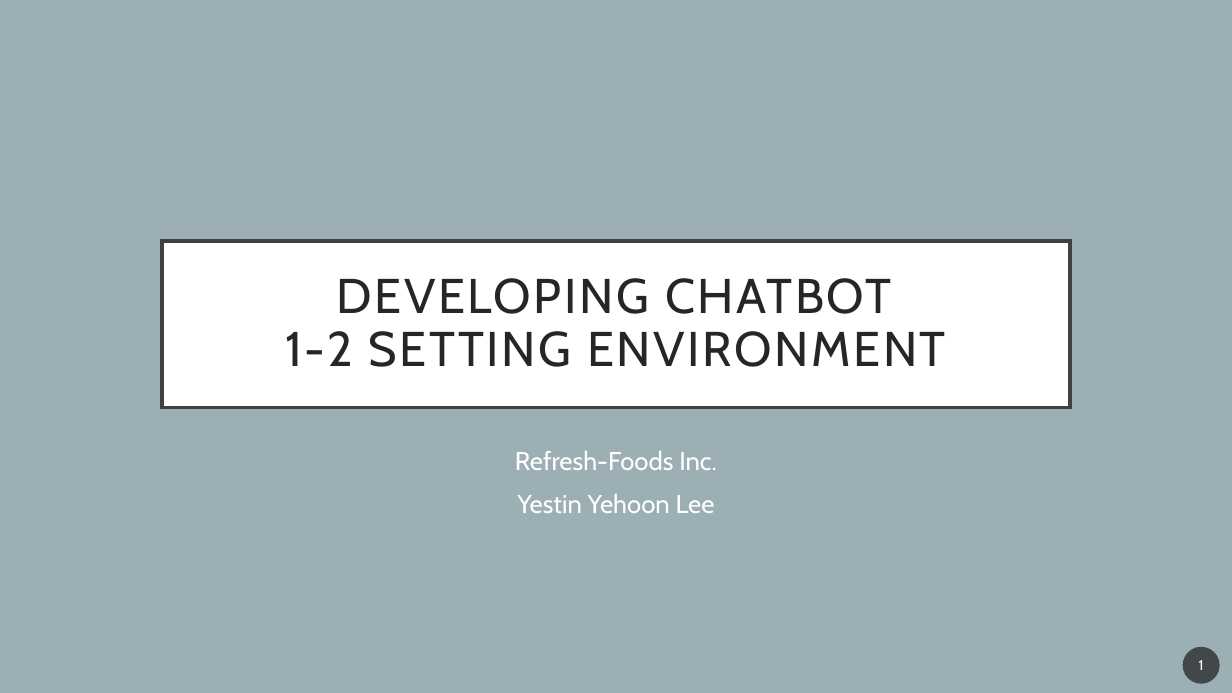
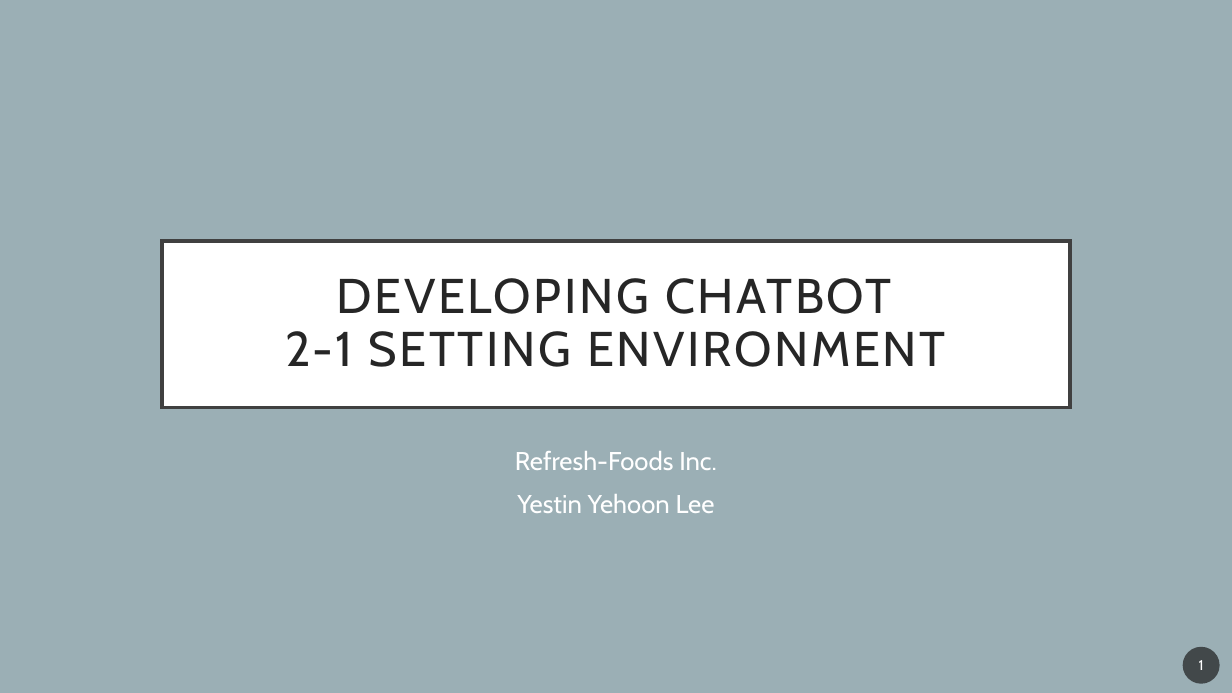
Before and after one commit to YehoonLee3/ChatBotCourse, a slide deck: slide 1 of 2-1 Setting ChatBot Environment.pptx. Drawn at 1232x693 pixels with LibreOffice and Linux fonts; fonts in the diff are those of the drawing. Boxes give left, top, right and bottom in pixels: in the first picture for what was removed or moved away, otherwise in the second. Text is boxed around its words. In the diff, an @@ line names an element or a change of style, - is before the commit and + after.

```diff
--- a/2-1 Setting ChatBot Environment.pptx
+++ b/2-1 Setting ChatBot Environment.pptx
@@ title at box(285, 278, 946, 367): text changed @@
-DEVELOPING CHATBOT
-1-2 SETTING ENVIRONMENT
+DEVELOPING CHATBOT
+2-1 SETTING ENVIRONMENT
```
Also in this commit, not shown: 7 other files.
